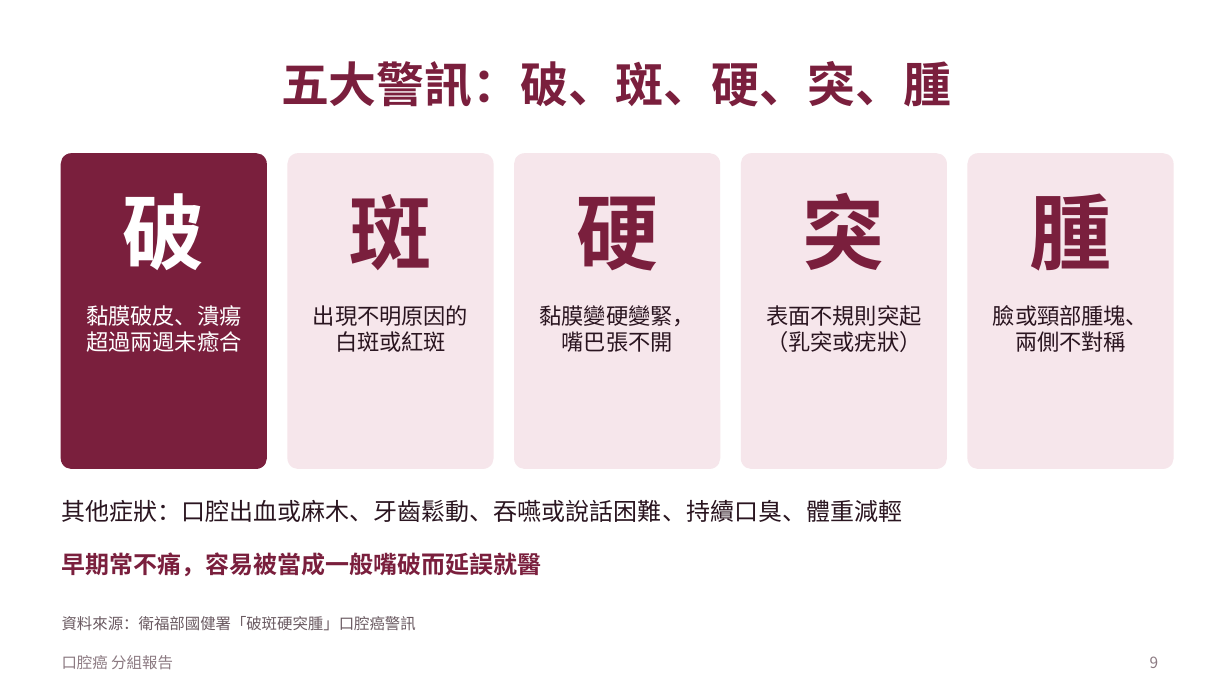
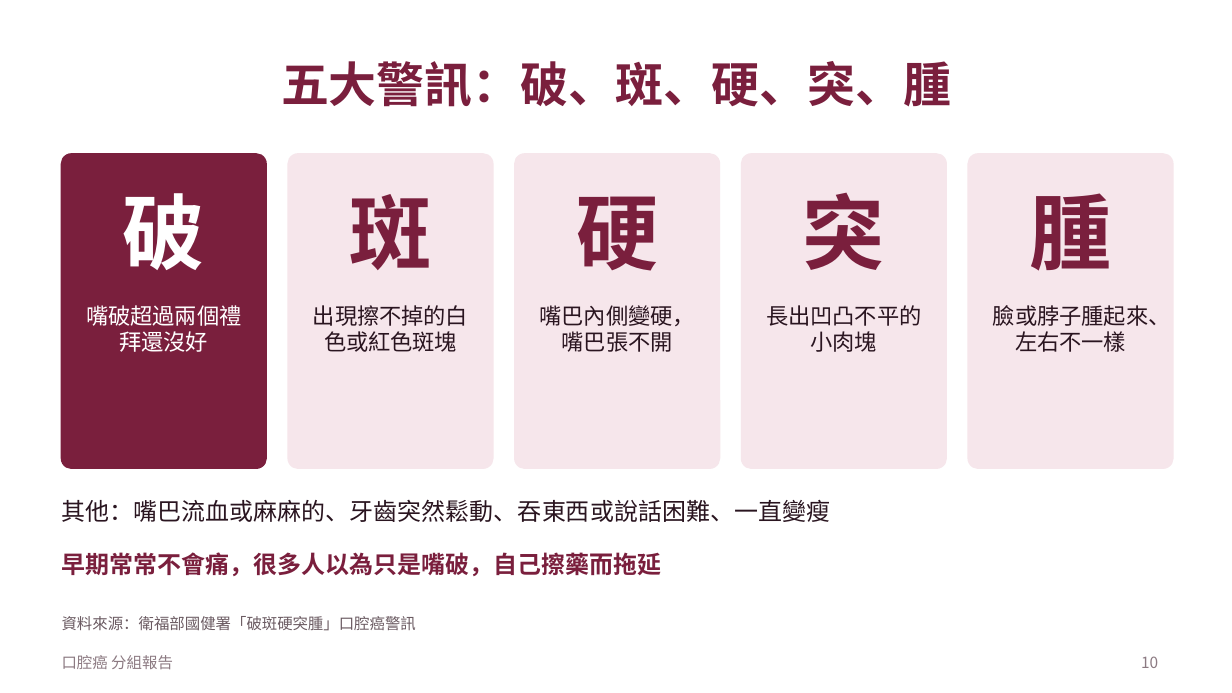
Before and after one commit to Rayyu0404/web, a slide deck: slide 10 of oral-cancer-report/口腔癌報告.pptx (slide 9 before the commit). Drawn at 1232x693 pixels with LibreOffice and Linux fonts; fonts in the diff are those of the drawing. Boxes give left, top, right and bottom in pixels: in the first picture for what was removed or moved away, otherwise in the second. Text is boxed around its words. In the diff, an @@ line names an element or a change of style, - is before the commit and + after.

```diff
--- a/oral-cancer-report/口腔癌報告.pptx
+++ b/oral-cancer-report/口腔癌報告.pptx
@@ text at (x1=86, y1=305, x2=241, y2=352): text changed @@
-黏膜破皮、潰瘍超過兩週未癒合
+嘴破超過兩個禮拜還沒好
@@ text at (x1=313, y1=305, x2=468, y2=352): text changed @@
-出現不明原因的白斑或紅斑
+出現擦不掉的白色或紅色斑塊
@@ text at (x1=540, y1=305, x2=695, y2=352): text changed @@
-黏膜變硬變緊，嘴巴張不開
+嘴巴內側變硬，嘴巴張不開
@@ text at (x1=766, y1=305, x2=921, y2=352): text changed @@
-表面不規則突起（乳突或疣狀）
+長出凹凸不平的小肉塊
@@ text at (x1=993, y1=305, x2=1171, y2=352): text changed @@
-臉或頸部腫塊、兩側不對稱
+臉或脖子腫起來、左右不一樣
@@ text at (x1=62, y1=499, x2=831, y2=522): text changed @@
-其他症狀：口腔出血或麻木、牙齒鬆動、吞嚥或說話困難、持續口臭、體重減輕
+其他：嘴巴流血或麻麻的、牙齒突然鬆動、吞東西或說話困難、一直變瘦
@@ text at (x1=62, y1=552, x2=662, y2=576): text changed @@
-早期常不痛，容易被當成一般嘴破而延誤就醫
+早期常常不會痛，很多人以為只是嘴破，自己擦藥而拖延
@@ page number at (x1=1141, y1=656, x2=1158, y2=668): text changed @@
-9
+10
```
Also in this commit, not shown: 12 other slides changed, 1 slide added, 1 other file.
